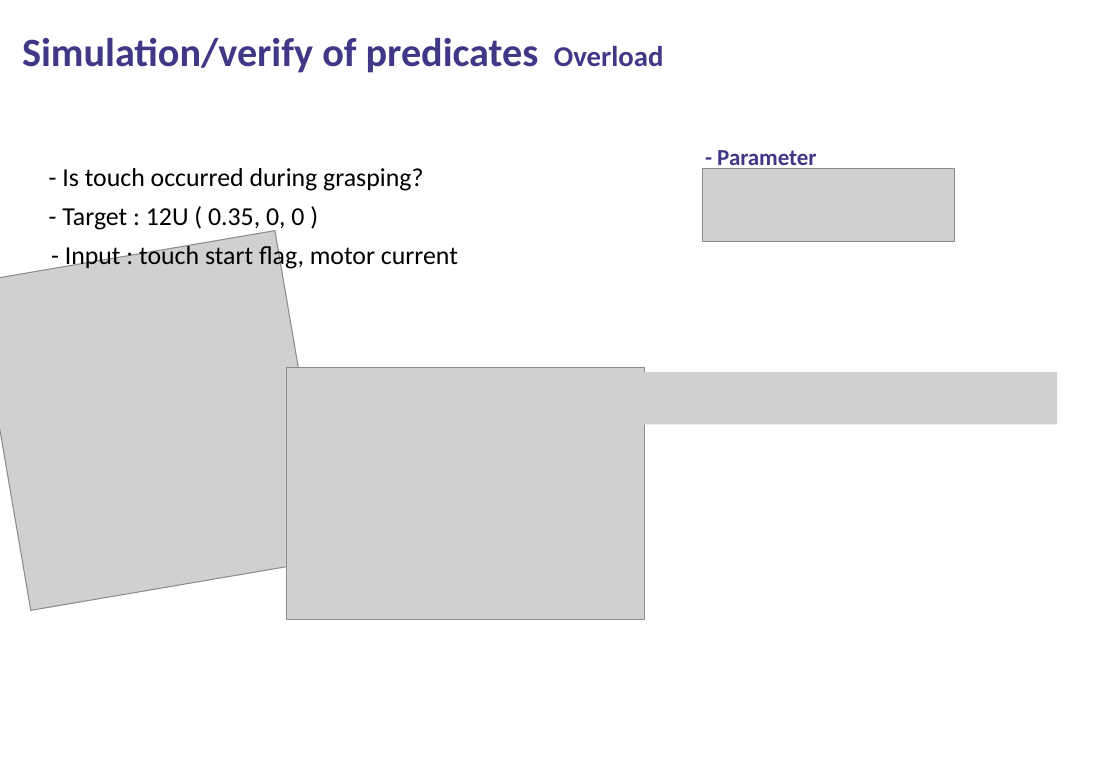
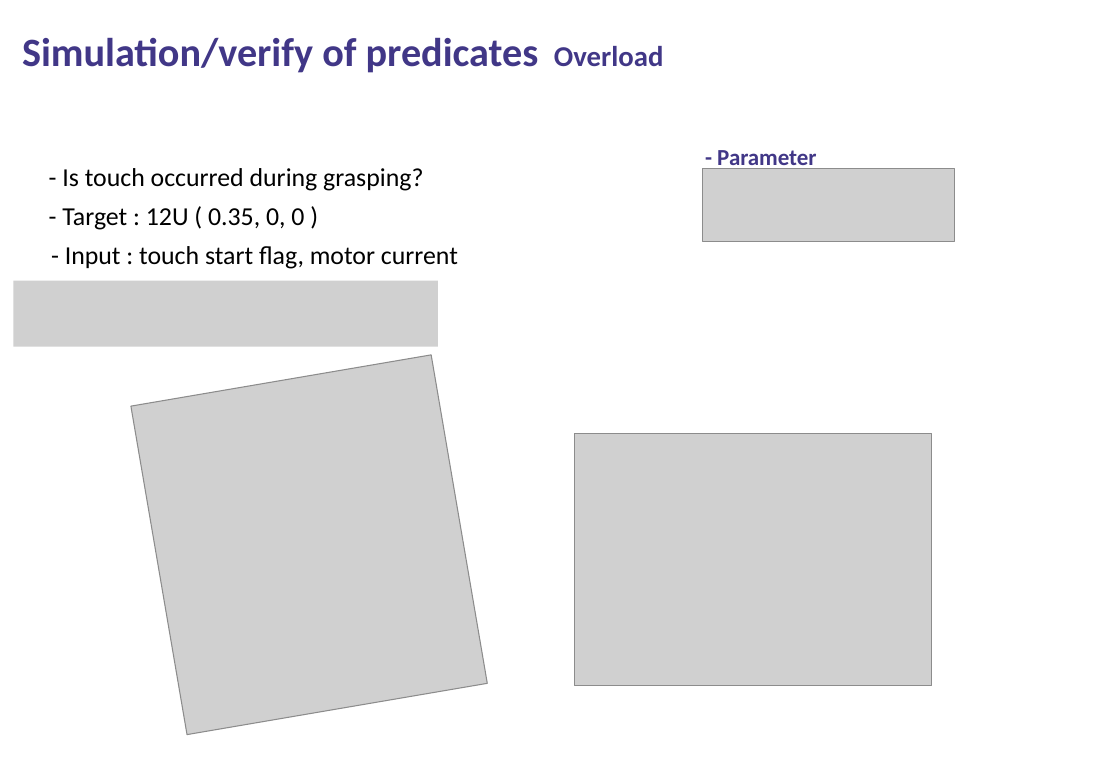
Before and after one commit to 2017317011yhj/Space_Robotics, a slide deck: slide 8 of gripping_algorithm/단일팔_검ㅈ,ㅇ.pptx (slide 6 before the commit). Drawn at 1120x775 pixels with LibreOffice and Linux fonts; fonts in the diff are those of the drawing; grey boxes stand for pictures; background and template pictures are left out. Boxes give left, top, right and bottom in pixels: in the first picture for what was removed or moved away, otherwise in the second. Text is boxed around its words. In the diff, an @@ line names an element or a change of style, - is before the commit and + after.

```diff
--- a/gripping_algorithm/단일팔_검ㅈ,ㅇ.pptx
+++ b/gripping_algorithm/단일팔_검ㅈ,ㅇ.pptx
@@ picture added at (13,281,438,347) @@
@@ picture: place and size @@
-picture at (0,231,332,612)
+picture at (131,355,488,736)
@@ picture removed at (633,372,1058,424) @@
@@ picture: place and size @@
-picture at (287,367,645,620)
+picture at (574,433,932,687)
```
Also in this commit, not shown: 2 other slides changed, 2 slides added, 1 other file.
